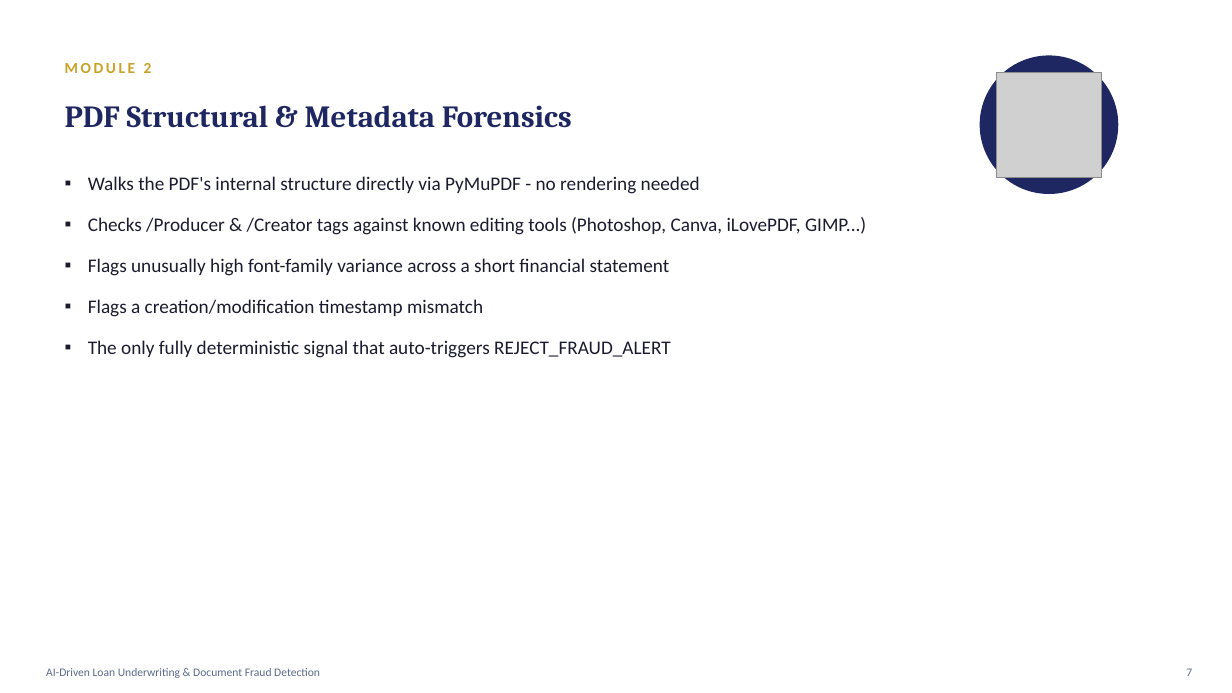
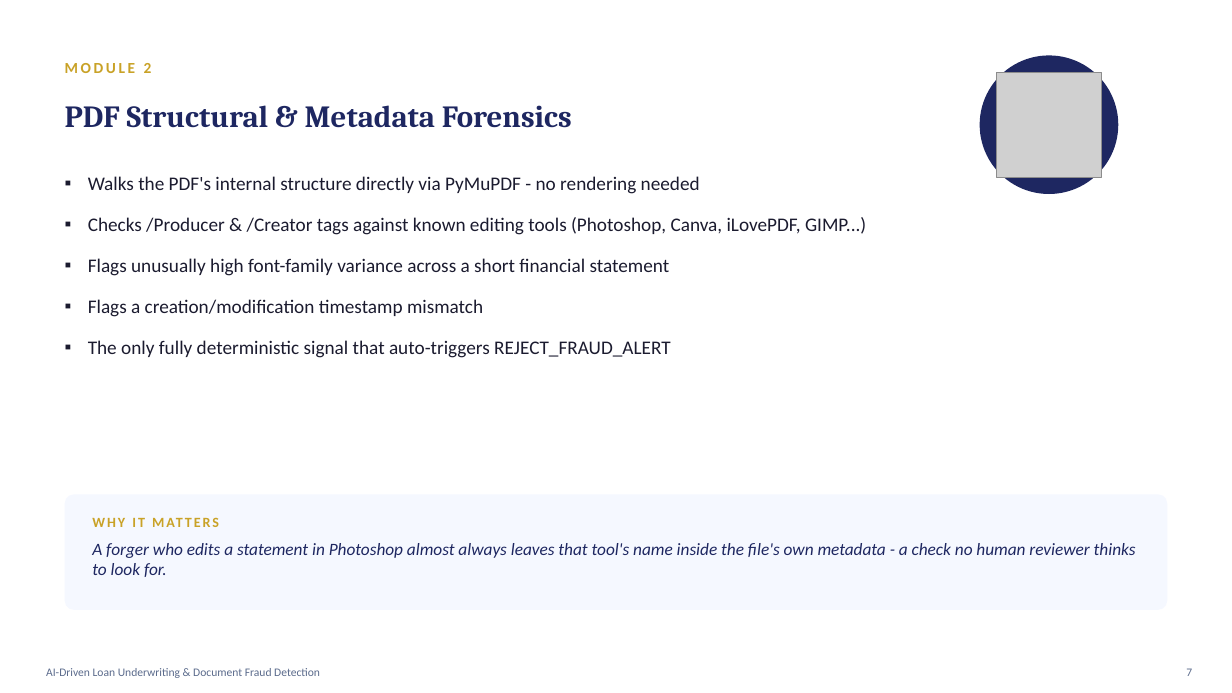
Before and after one commit to naresh-srinivasan/loan_tampering, a slide deck: slide 7 of AI-Driven-Loan-Underwriting-Presentation.pptx. Drawn at 1232x693 pixels with LibreOffice and Linux fonts; fonts in the diff are those of the drawing; grey boxes stand for pictures. Boxes give left, top, right and bottom in pixels: in the first picture for what was removed or moved away, otherwise in the second. Text is boxed around its words. In the diff, an @@ line names an element or a change of style, - is before the commit and + after.

```diff
--- a/AI-Driven-Loan-Underwriting-Presentation.pptx
+++ b/AI-Driven-Loan-Underwriting-Presentation.pptx
@@ rounded rectangle added at (65,494,1167,610), fill #F5F8FF @@
@@ text added at (92,508,1137,536), 11 pt, text #C9A227, bold @@
+WHY IT MATTERS
@@ text added at (92,543,1136,577), 13.5 pt, text #1E2761, italic @@
+A forger who edits a statement in Photoshop almost always leaves that tool's name inside the file's own metadata - a check no human reviewer thinks to look for.
```
Also in this commit, not shown: 5 other slides changed.
